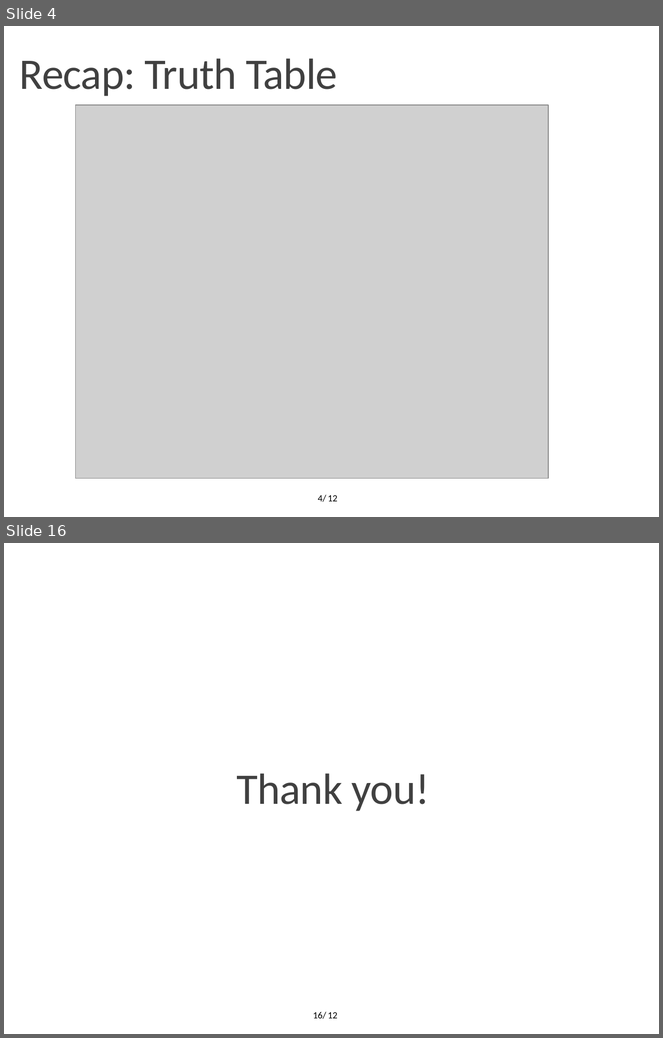
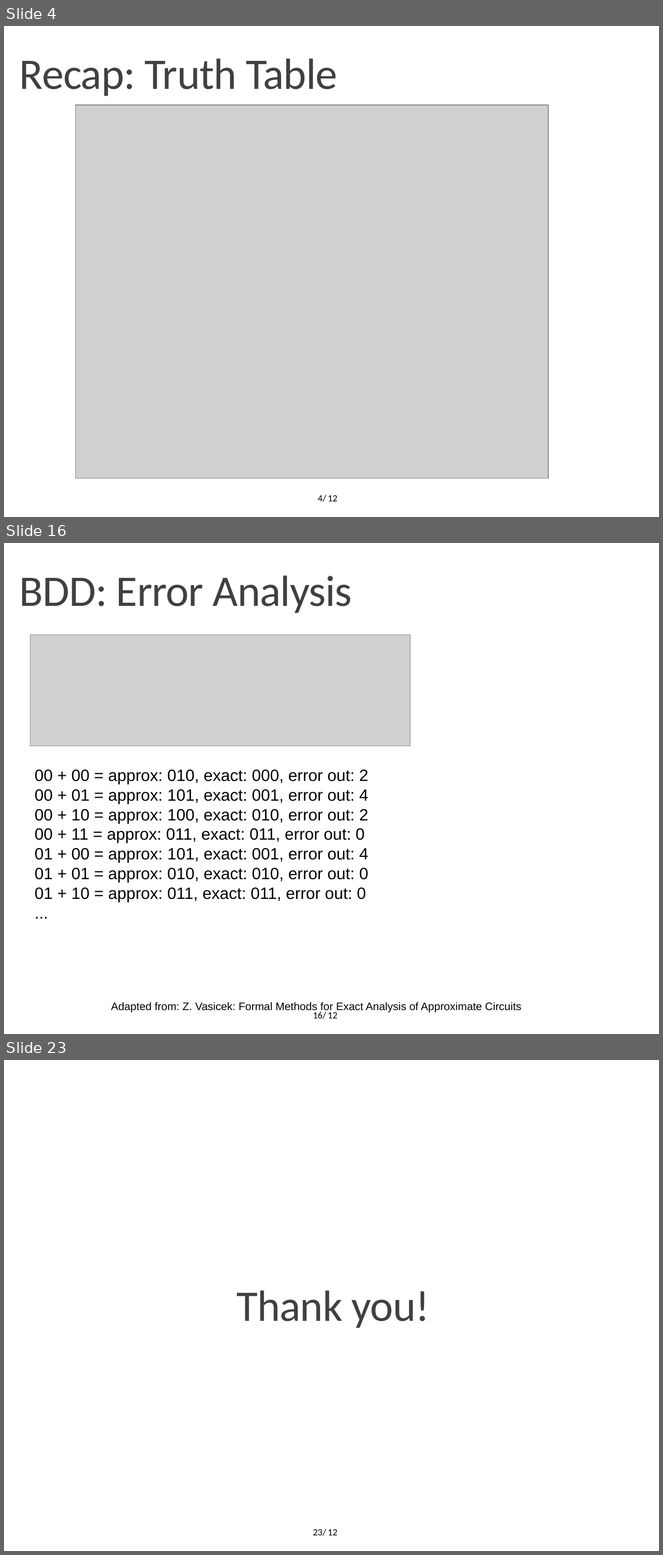
Before and after one commit to OrionLightning/Approximate-Circuit, a slide deck: Presentation Slides/Second Midterm (11-01-2022)/Midterm 11-01-2022.pptx. Shown one above the other, each under a label of ours: slides 4 and 16 before the commit, slides 4, 16 and 23 after it; the slides between them are not shown. The pictures are 663x1038 and 663x1555 pixels, drawn with LibreOffice and Linux fonts; fonts in the diff are those of the drawing; grey boxes stand for pictures; background and template pictures are left out. Boxes give left, top, right and bottom in pixels: in the first picture for what was removed or moved away, otherwise in the second. Text is boxed around its words. In the diff, an @@ line names an element or a change of style, - is before the commit and + after.

```diff
--- a/Presentation Slides/Second Midterm (11-01-2022)/Midterm 11-01-2022.pptx
+++ b/Presentation Slides/Second Midterm (11-01-2022)/Midterm 11-01-2022.pptx
@@ slide 16 added at (4, 543, 659, 1034), background #FFFFFF; not listed: 1 template element that a slide beside it also shows @@
@@ text added at (20, 575, 352, 613), 48 pt, text #404040 @@
+BDD: Error Analysis
@@ picture added at (30, 635, 410, 746) @@
@@ text added at (35, 770, 369, 902), 18 pt, text #000000 @@
+00 + 00 = approx: 010, exact: 000, error out: 2
+00 + 01 = approx: 101, exact: 001, error out: 4
+00 + 10 = approx: 100, exact: 010, error out: 2
+00 + 11 = approx: 011, exact: 011, error out: 0
+01 + 00 = approx: 101, exact: 001, error out: 4
+01 + 01 = approx: 010, exact: 010, error out: 0
+01 + 10 = approx: 011, exact: 011, error out: 0
+...
@@ text added at (111, 1002, 521, 1013), 12 pt, text #000000 @@
+Adapted from: Z. Vasicek: Formal Methods for Exact Analysis of Approximate Circuits
@@ page number added at (313, 1012, 326, 1019), 10.5 pt, text #000000 @@
+16/
@@ what was slide 16 is now slide 23 @@
@@ page number at (313, 1529, 326, 1536): text changed @@
-16/
+23/
```
Also in this commit, not shown: 12 slides changed, 7 other slides added, 1 slide removed, 2 other files.
